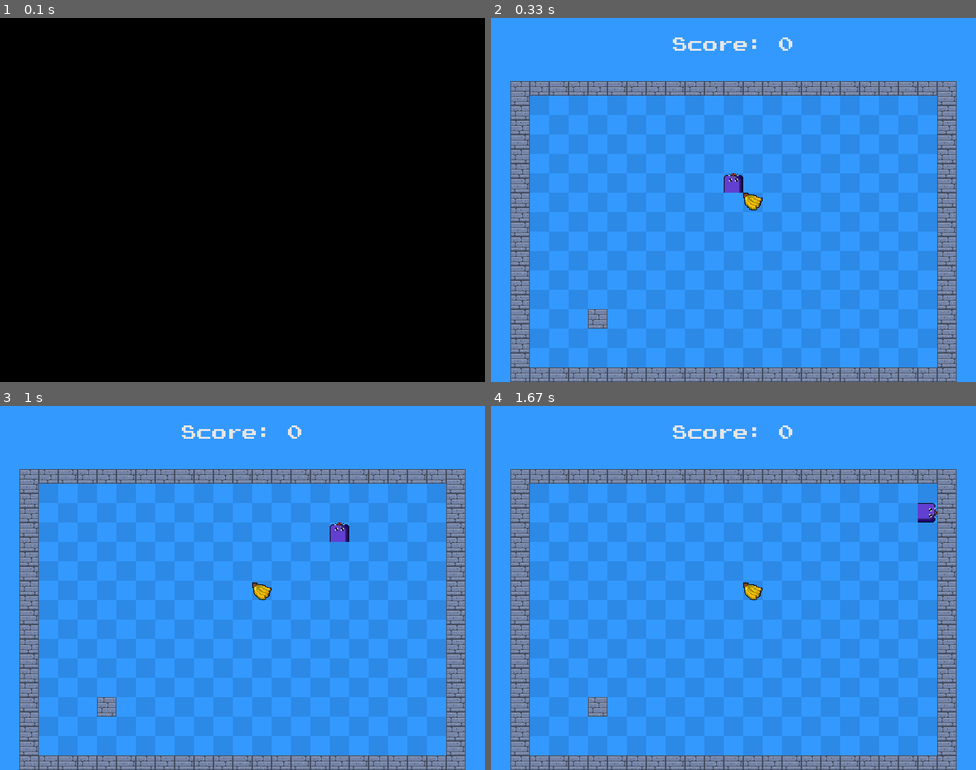
Above: before the commit, frames 1-4 (two rows, left to right).
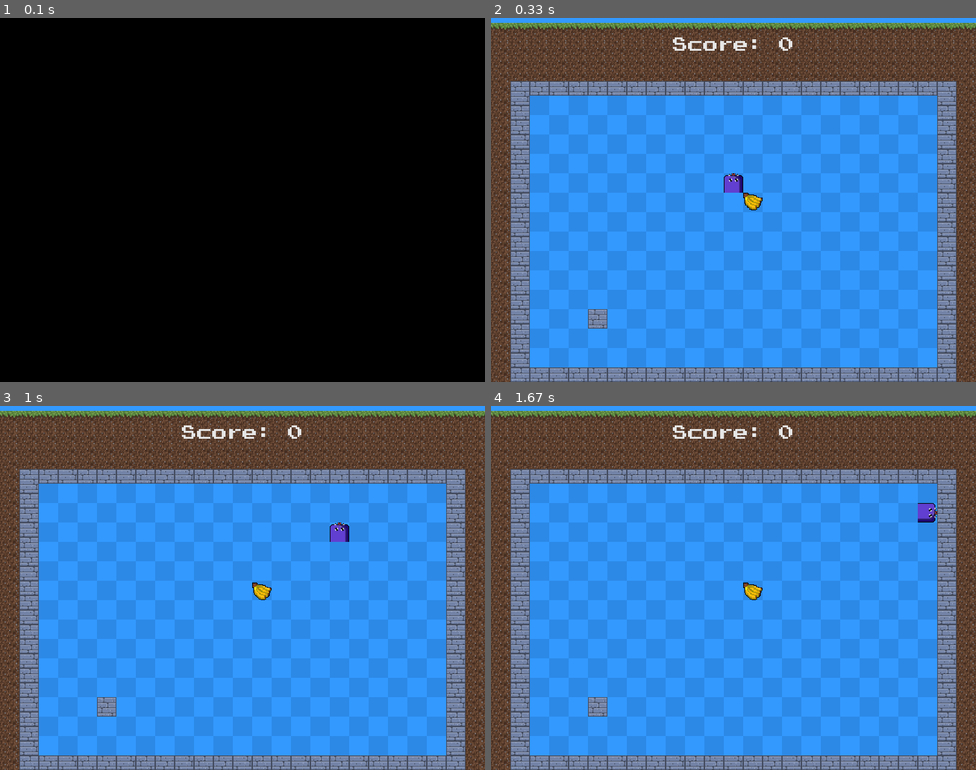
Above: after the commit, the same moments.

Repository: LUDUSLab/stem-games
Game: pygame game, started from natanael.lucena/snakepro/main.py
The game is run twice, just before and just after one commit, with the same random seed, the same clock (stepped at 60 frames per second) and the same inputs.
Inputs:
- Up to frame 1 (0.1 s): no input
- Up to frame 2 (0.33 s): no input
- Up to frame 3 (1 s): hold D 0.33-0.8 s; hold W from 0.83 s (still down)
- Up to frame 4 (1.67 s): release W at 1.13 s; hold D 1.17-1.63 s

Frame 1 is identical in both runs. In frame 2, 22% of the frame differs, in the area x 0-100%, y 1-100%; in frame 3, 22%; in frame 4, 22%.

Commit message:
add ground scenario

Diff:
--- a/natanael.lucena/snakepro/config.py
+++ b/natanael.lucena/snakepro/config.py
@@ -57,6 +57,33 @@
             pygame.draw.rect(screen, COLOR_DARK_BLUE, (j, 96 + i, 32, 32))
 
 
+general_ground_block = img("ground1").get_rect()
+ground_block_imgs = [img("ground" + str(x+1)) for x in range(3)]
+
+
+def draw_ground_block():
+    general_ground_block.y = 2*32 + 8
+    while general_ground_block.y <= window[1]:
+        general_ground_block.x = 0
+        screen.blit(ground_block_imgs[(general_ground_block.y//general_ground_block.h) % 2],
+                    general_ground_block)
+        general_ground_block.x = window[0] - general_ground_block.w
+        screen.blit(ground_block_imgs[(general_ground_block.y//general_ground_block.h) % 2],
+                    general_ground_block)
+        general_ground_block.y += general_ground_block.h
+    general_ground_block.x = 0
+    while general_ground_block.x <= window[0] - general_ground_block.w:
+        general_ground_block.y = 2 * 32 + 8 - 64
+        screen.blit(ground_block_imgs[2], general_ground_block)
+        general_ground_block.y = 2 * 32 + 8 - 32
+        screen.blit(ground_block_imgs[(general_ground_block.y//general_ground_block.h) % 2],
+                    general_ground_block)
+        general_ground_block.y = 2 * 32 + 8
+        screen.blit(ground_block_imgs[(general_ground_block.y//general_ground_block.h) % 2],
+                    general_ground_block)
+        general_ground_block.x += general_ground_block.w
+
+
 # Sounds
 apple_sound = pygame.mixer.Sound('./assets/natanael.lucena.apple_crunch.wav')
 wall_hit = pygame.mixer.Sound('./assets/natanael.lucena.wall_hit.wav')
--- a/natanael.lucena/snakepro/game.py
+++ b/natanael.lucena/snakepro/game.py
@@ -64,6 +64,7 @@
         screen.fill(COLOR_LIGHT_BLUE)
         draw_blue_square()
         draw_wall()
+        draw_ground_block()
         for block in blocks:
             screen.blit(stone_block_img, block)
         screen.blit(fruit.fruits_imgs[random_ind2][frame_aux], fruit.general_fruit)
Binary file added: natanael.lucena/snakepro/assets/natanael.lucena_ground1.png
Binary file added: natanael.lucena/snakepro/assets/natanael.lucena_ground2.png
Binary file added: natanael.lucena/snakepro/assets/natanael.lucena_ground3.png
